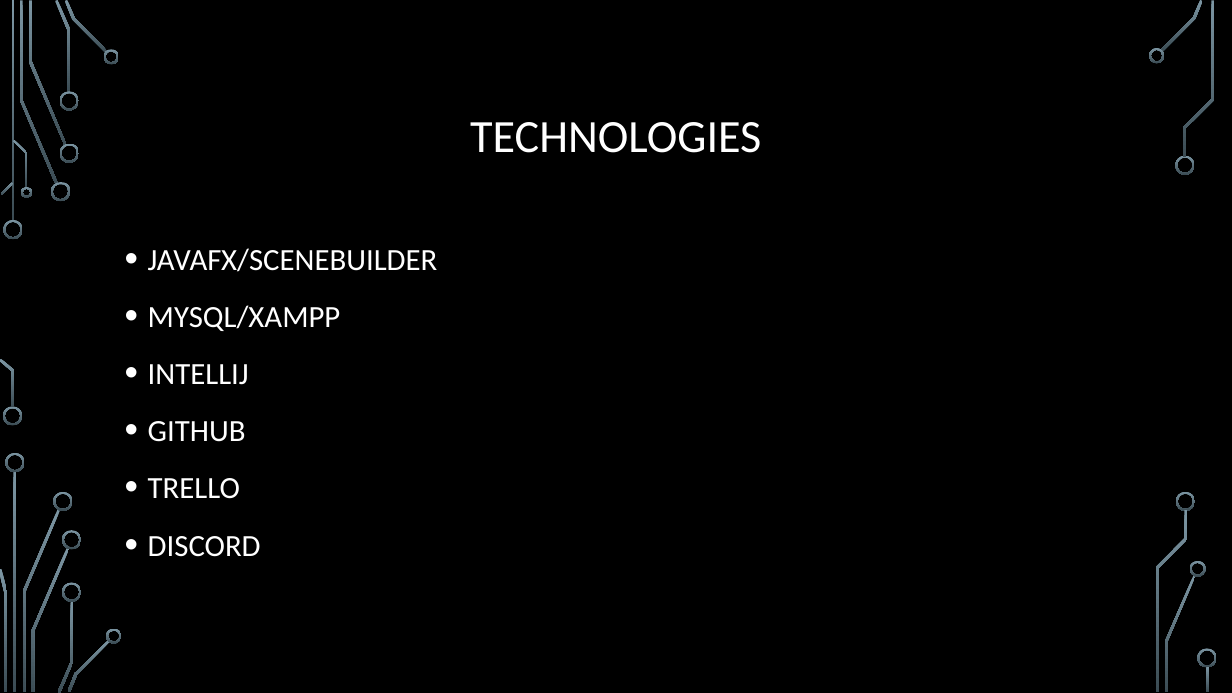
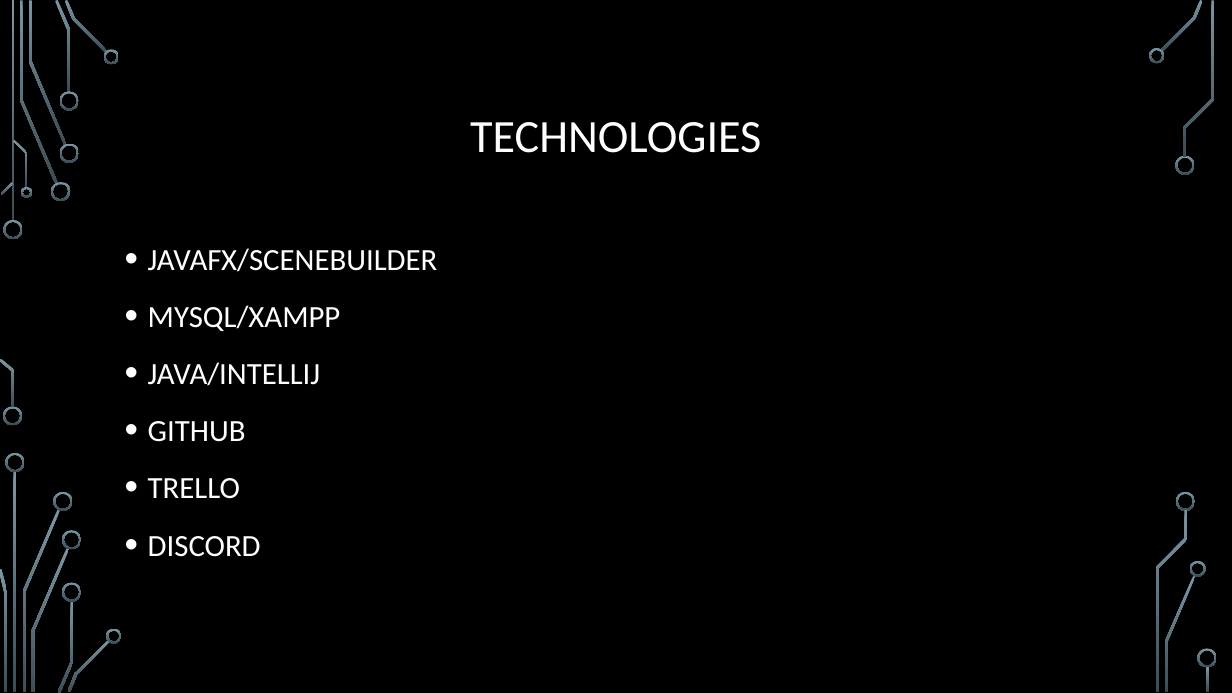
Before and after one commit to sandorrobert/TEAM_CS, a slide deck: slide 10 of Team_CS.pptx (slide 8 before the commit). Drawn at 1232x693 pixels with LibreOffice and Linux fonts; fonts in the diff are those of the drawing; background and template pictures are left out. Boxes give left, top, right and bottom in pixels: in the first picture for what was removed or moved away, otherwise in the second. Text is boxed around its words. In the diff, an @@ line names an element or a change of style, - is before the commit and + after.

```diff
--- a/Team_CS.pptx
+++ b/Team_CS.pptx
@@ text at (148, 362, 321, 386): text changed @@
-• INTELLIJ
+• JAVA/INTELLIJ
```
Also in this commit, not shown: 6 other slides changed, 2 slides added, 1 slide removed.
